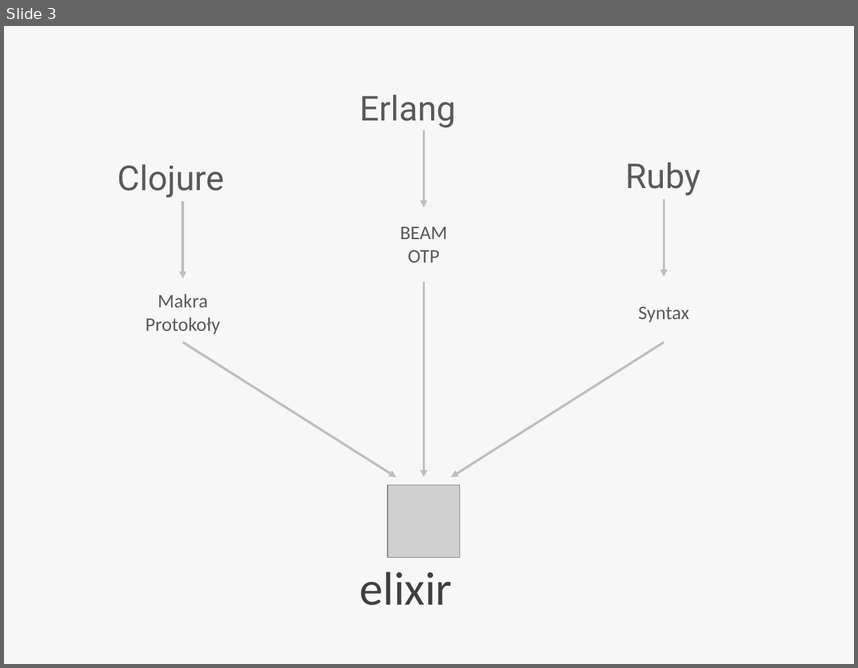
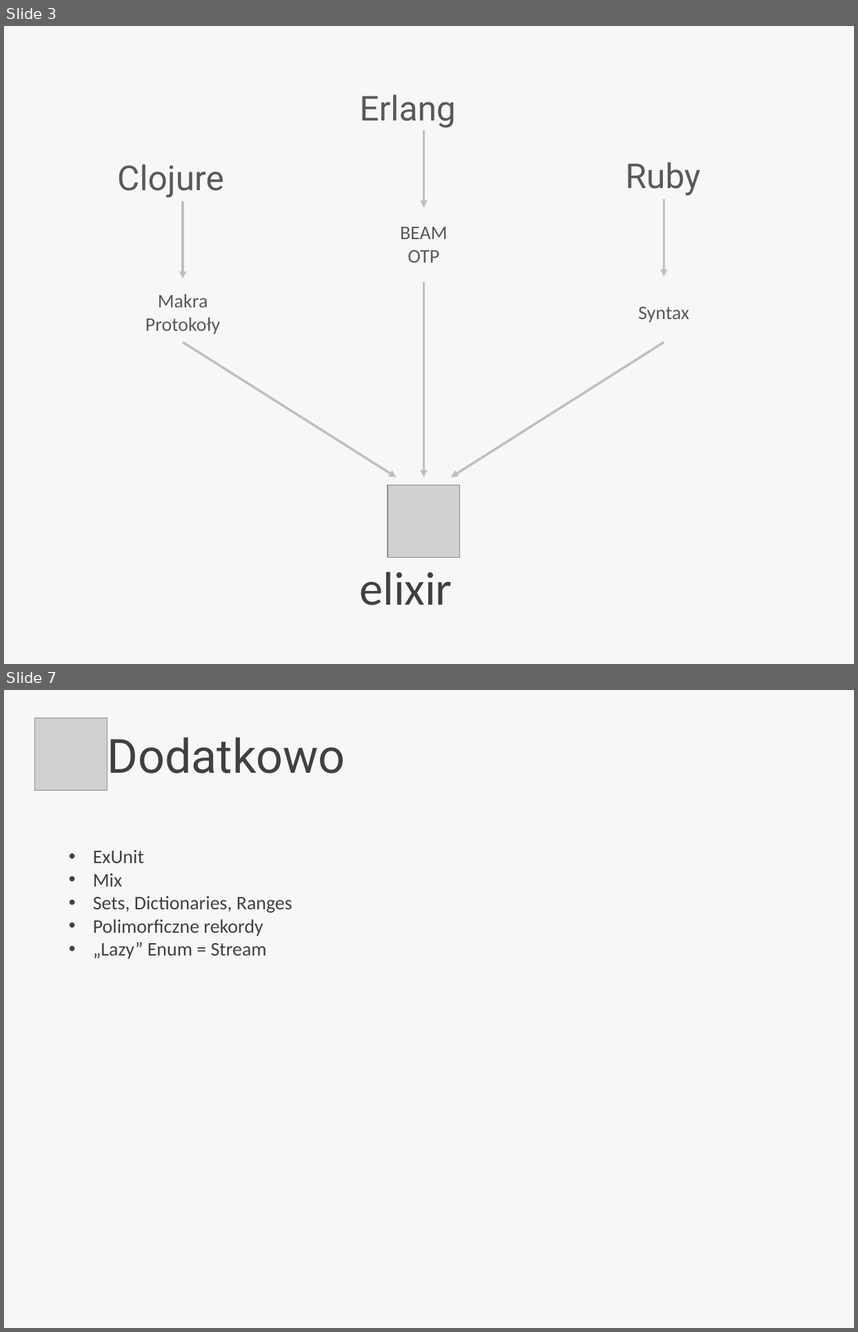
Before and after one commit to QuirkOo/secret-elixir, a slide deck: elixir.pptx. Shown one above the other, each under a label of ours: slide 3 before the commit, slides 3 and 7 after it; the slides between them are not shown. The pictures are 858x668 and 858x1332 pixels, drawn with LibreOffice and Linux fonts; fonts in the diff are those of the drawing; grey boxes stand for pictures. Boxes give left, top, right and bottom in pixels: in the first picture for what was removed or moved away, otherwise in the second. Text is boxed around its words. In the diff, an @@ line names an element or a change of style, - is before the commit and + after.

```diff
--- a/elixir.pptx
+++ b/elixir.pptx
@@ slide 7 added at (x1=4, y1=690, x2=854, y2=1328), background #F7F7F7 @@
@@ picture added at (x1=35, y1=718, x2=107, y2=790) @@
@@ title added at (x1=107, y1=737, x2=346, y2=773), 44 pt, text #404040 @@
+Dodatkowo
@@ text added at (x1=93, y1=850, x2=292, y2=959), 18 pt, text #404040 @@
+• ExUnit
+• Mix
+• Sets, Dictionaries, Ranges
+• Polimorficzne rekordy
+• „Lazy” Enum = Stream
```
Also in this commit, not shown: 2 slides changed, 1 other slide added.
